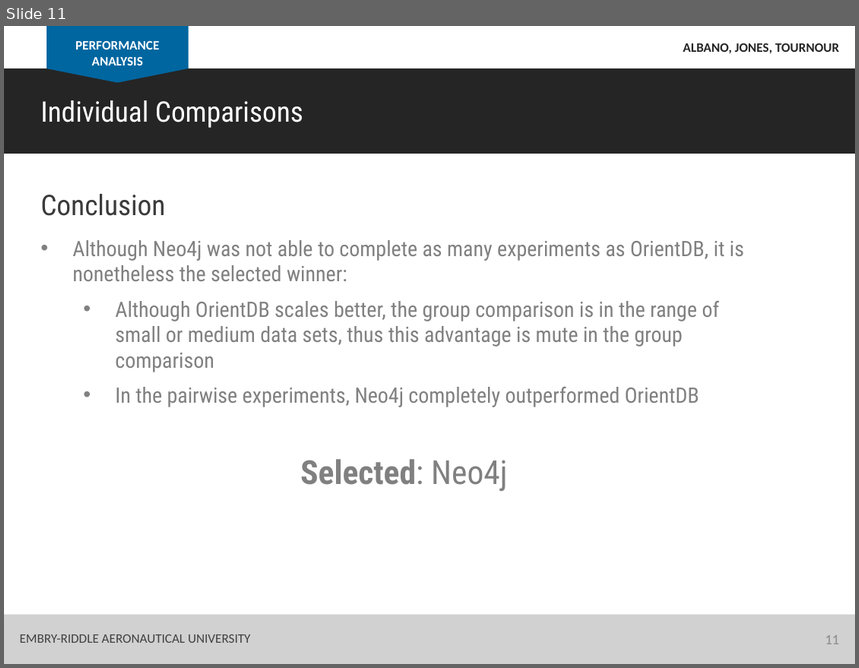
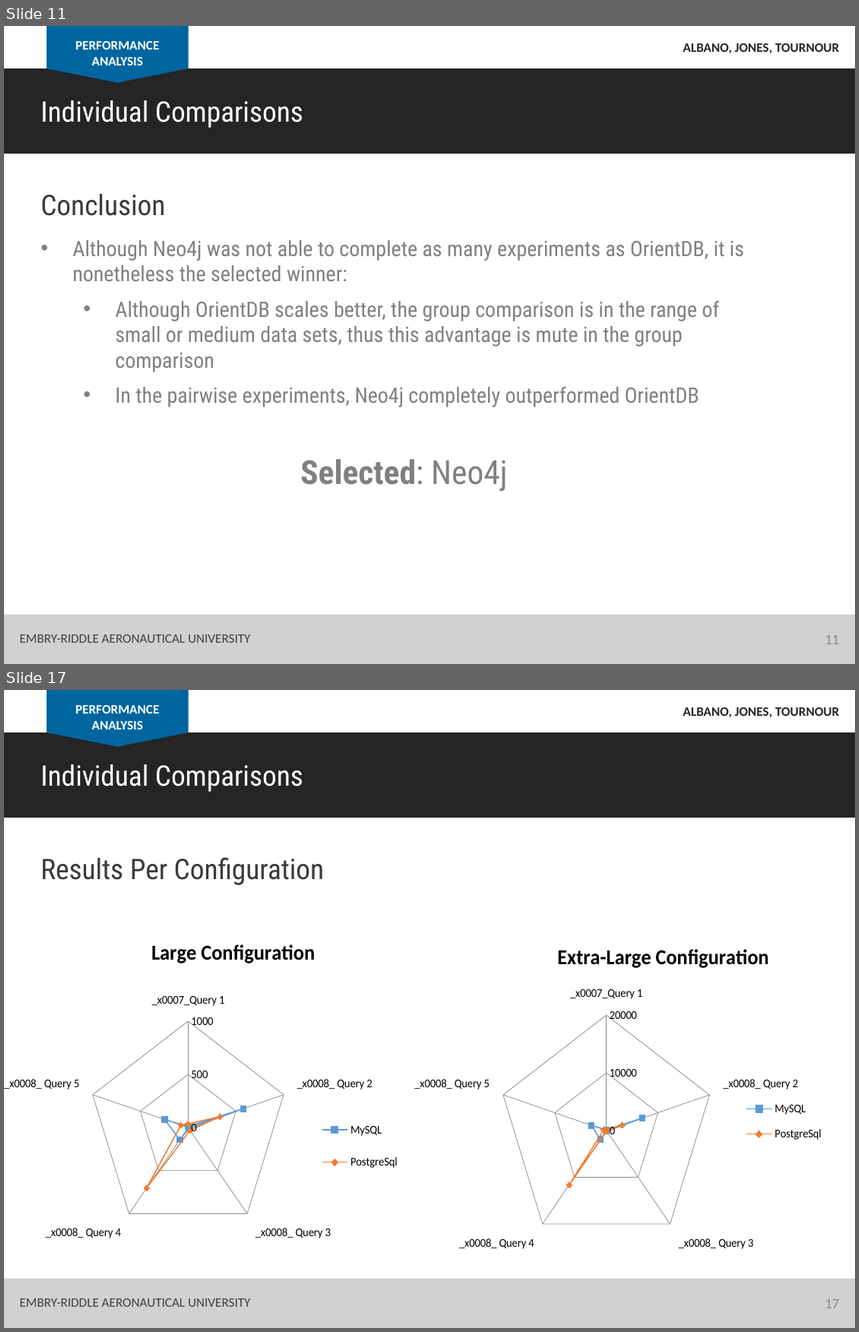
Before and after one commit to albanoj2/se655_final_project, a slide deck: docs/In_class_presentation.pptx. Shown one above the other, each under a label of ours: slide 11 before the commit, slides 11 and 17 after it; the slides between them are not shown. The pictures are 859x668 and 859x1332 pixels, drawn with LibreOffice and Linux fonts; fonts in the diff are those of the drawing. Boxes give left, top, right and bottom in pixels: in the first picture for what was removed or moved away, otherwise in the second. Text is boxed around its words. In the diff, an @@ line names an element or a change of style, - is before the commit and + after.

```diff
--- a/docs/In_class_presentation.pptx
+++ b/docs/In_class_presentation.pptx
@@ slide 17 added at <box>4,690,855,1328</box>, background #FFFFFF @@
@@ rectangle added at <box>47,690,189,733</box>, fill #0066A0 @@
@@ text added at <box>75,704,159,730</box>, 11 pt, text #FFFFFF, bold @@
+PERFORMANCE ANALYSIS
@@ text added at <box>683,707,839,717</box>, 11 pt, text #252525, bold @@
+ALBANO, JONES, TOURNOUR
@@ rectangle added at <box>4,733,855,818</box>, fill #252525 @@
@@ triangle added at <box>47,733,189,747</box>, fill #0066A0 @@
@@ text added at <box>40,764,303,792</box>, 24 pt, text #FFFFFF @@
+Individual Comparisons
@@ text added at <box>40,857,325,885</box>, 24 pt, text #3A3A3A @@
+Results Per Configuration
@@ radar chart added at <box>4,923,438,1274</box> @@
+title "Large Configuration"
+categories: _x0007_Query 1, _x0008_ Query 2, _x0008_ Query 3, _x0008_ Query 4, _x0008_ Query 5
+MySQL: 10, 580, 10, 140, 250
+PostgreSql: 30, 330, 30, 700, 80
@@ radar chart added at <box>414,926,855,1272</box> @@
+title "Extra-Large Configuration"
+categories: _x0007_Query 1, _x0008_ Query 2, _x0008_ Query 3, _x0008_ Query 4, _x0008_ Query 5
+MySQL: 100, 6900, 100, 1900, 2900
+PostgreSql: 100, 3100, 100, 11700, 500
@@ rectangle added at <box>4,1279,855,1328</box>, fill #D1D1D1 @@
@@ text added at <box>20,1299,250,1307</box>, 11 pt, text #404040 @@
+EMBRY-RIDDLE AERONAUTICAL UNIVERSITY
@@ page number added at <box>826,1300,840,1309</box>, 12 pt, text #8C8C8C @@
+17
```
Also in this commit, not shown: 5 slides changed, 10 other slides added.
